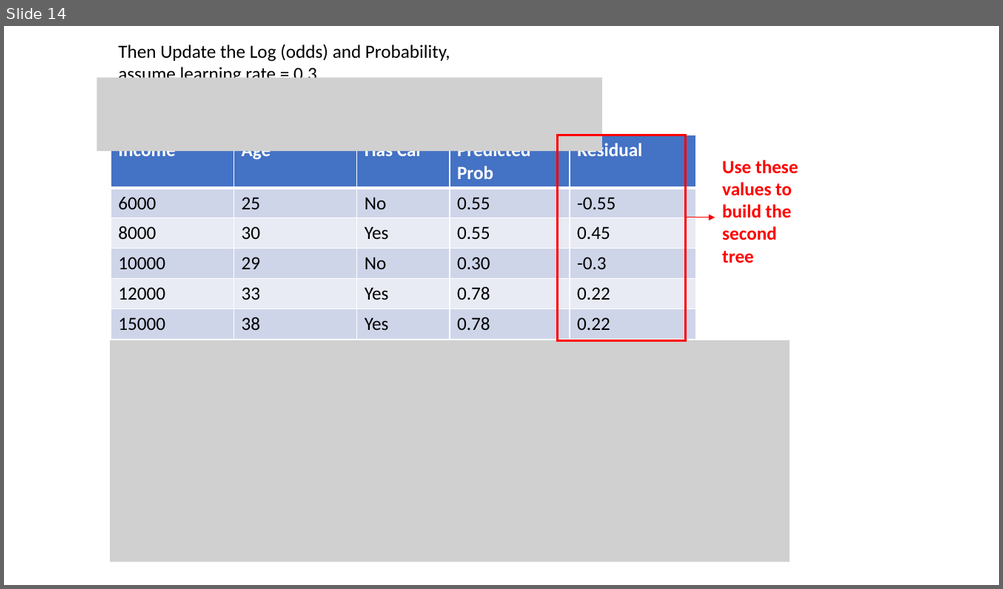
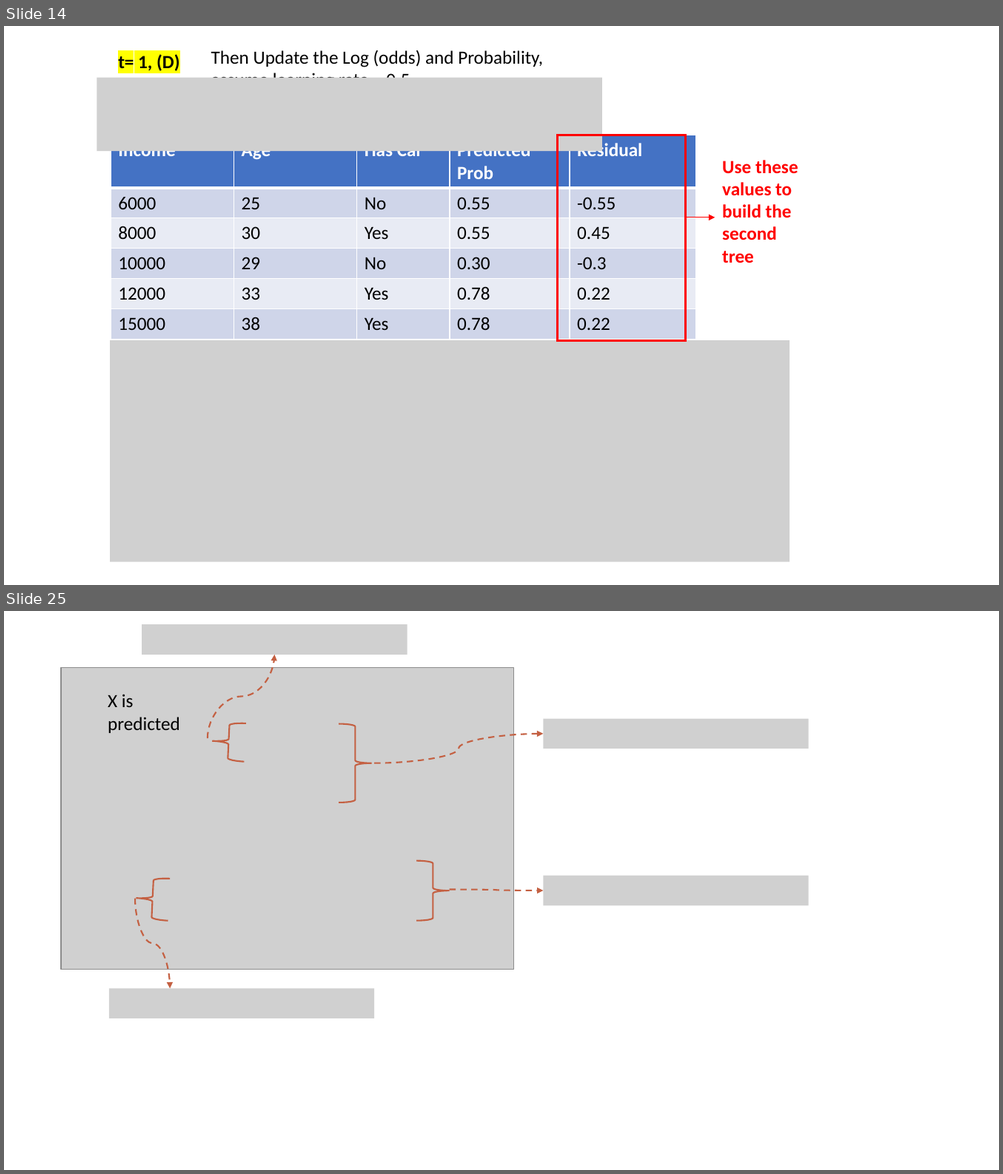
Before and after one commit to beckswu/beckswu.github.io, a slide deck: img/post/Natural-Language-Processing/course2/formula.pptx. Shown one above the other, each under a label of ours: slide 14 before the commit, slides 14 and 25 after it; the slides between them are not shown. The pictures are 1003x589 and 1003x1174 pixels, drawn with LibreOffice and Linux fonts; fonts in the diff are those of the drawing; grey boxes stand for pictures. Boxes give left, top, right and bottom in pixels: in the first picture for what was removed or moved away, otherwise in the second. Text is boxed around its words. In the diff, an @@ line names an element or a change of style, - is before the commit and + after.

```diff
--- a/img/post/Natural-Language-Processing/course2/formula.pptx
+++ b/img/post/Natural-Language-Processing/course2/formula.pptx
@@ slide 25 added at [4, 611, 999, 1170], background #FFFFFF @@
@@ picture added at [142, 624, 407, 654] @@
@@ curved arrow added from (208, 738) to (274, 654), #C46042 1.5 pt dashed @@
@@ picture added at [61, 668, 513, 969] @@
@@ text added at [108, 694, 180, 733], 18 pt, text #000000 @@
+X is predicted
@@ picture added at [543, 718, 809, 749] @@
@@ right brace added at [211, 722, 246, 762], outline #C46042 1.5 pt @@
@@ right brace added at [339, 723, 372, 803], outline #C46042 1.5 pt @@
@@ curved arrow added from (374, 763) to (543, 734), #C46042 1.5 pt dashed @@
@@ right brace added at [417, 861, 449, 920], outline #C46042 1.5 pt @@
@@ picture added at [543, 876, 809, 906] @@
@@ right brace added at [135, 877, 170, 921], outline #C46042 1.5 pt @@
@@ curved arrow added from (135, 899) to (170, 988), #C46042 1.5 pt dashed @@
@@ curved arrow added from (449, 890) to (543, 891), #C46042 1.5 pt dashed @@
@@ picture added at [109, 988, 375, 1019] @@
@@ slide 14 changed as well @@
@@ text added at [118, 54, 180, 71], 18 pt, text #000000, bold @@
+t= 1, (D)
@@ text at [211, 50, 543, 78]: text changed @@
-Then Update the Log (odds) and Probability, assume learning rate = 0.3
+Then Update the Log (odds) and Probability, assume learning rate = 0.5
```
Also in this commit, not shown: 3 other slides changed, 10 other slides added, 15 other files.
